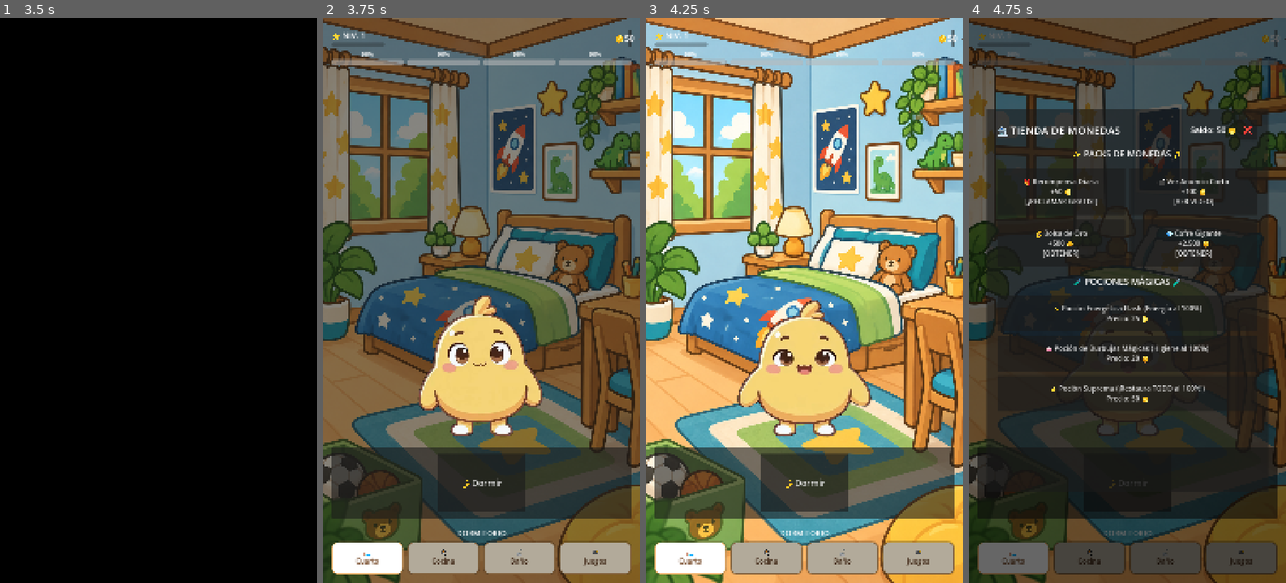
Above: before the commit, frames 1-4 (left to right).
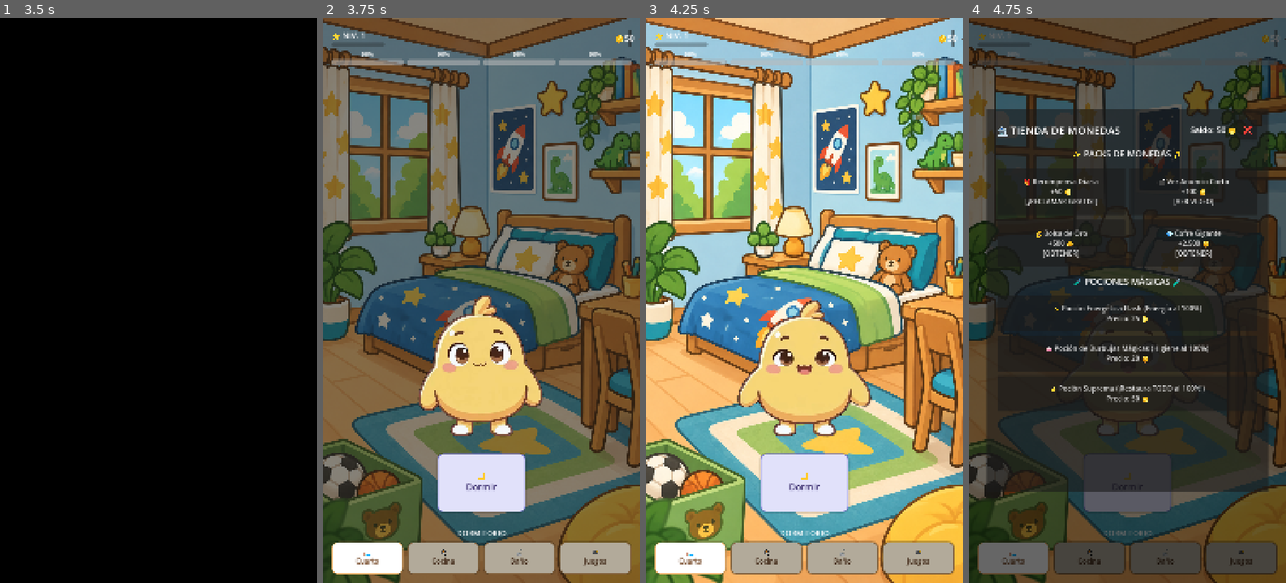
Above: after the commit, the same moments.

Repository: ZaidrakeOMG/monky_game
Game: Godot game, scene res://scenes/loading/loading_screen.tscn
Same seed, same stepped clock (60 frames per second), same inputs: the game is played once before the commit and once after it. Video files are missing from this copy of the repository; at most half a second of black plays in their place.
Inputs (mouse positions are in pixels of both pictures, inside the frame that each line leads up to):
- Up to frame 1 (3.5 s): tap Enter at 0.5 s; move the mouse to (228, 272) at 0.52 s; click (228, 272) at 0.67 s; drag from (95, 328) to (142, 413) at 1.27 s; tap Space at 2 s; move the mouse to (190, 176) at 2.02 s; click (190, 176) at 2.17 s; drag from (142, 413) to (63, 215) at 2.77 s
- Up to frame 2 (3.75 s): tap Enter at 3.5 s; move the mouse to (576, 385) at 3.52 s; click (576, 385) at 3.67 s
- Up to frame 3 (4.25 s): no input
- Up to frame 4 (4.75 s): click (1276, 40) at 4.25 s

Frame 1 is identical in both runs. In frame 2, 11% of the frame differs, in the area x 2-98%, y 76-89%; in frame 3, 12%; in frame 4, 6.2%.

Commit message:
feat: Pelota fisica interactiva, mejoras de salto en Monky Jump y rediseno visual de botones de accion

Diff:
--- /dev/null
+++ b/scenes/monky/bouncing_ball.tscn
@@ -0,0 +1,31 @@
+[gd_scene load_steps=3 format=3 uid="uid://c8bouncingball01"]
+
+[ext_resource type="Script" path="res://scripts/monky/bouncing_ball.gd" id="1_script"]
+
+[sub_resource type="CircleShape2D" id="CircleShape2D_ball"]
+radius = 65.0
+
+[node name="BouncingBall" type="CharacterBody2D"]
+script = ExtResource("1_script")
+
+[node name="BallLabel" type="Label" parent="."]
+anchors_preset = 8
+anchor_left = 0.5
+anchor_top = 0.5
+anchor_right = 0.5
+anchor_bottom = 0.5
+offset_left = -65.0
+offset_top = -65.0
+offset_right = 65.0
+offset_bottom = 65.0
+grow_horizontal = 2
+grow_vertical = 2
+theme_override_font_sizes/font_size = 110
+text = "⚽"
+horizontal_alignment = 1
+vertical_alignment = 1
+
+[node name="Area2D" type="Area2D" parent="."]
+
+[node name="CollisionShape2D" type="CollisionShape2D" parent="Area2D"]
+shape = SubResource("CircleShape2D_ball")
--- a/scripts/minigames/monky_jump.gd
+++ b/scripts/minigames/monky_jump.gd
@@ -23,10 +23,11 @@
 @onready var btn_restart: Button = $HUD/GameOverModal/Margin/VBox/Buttons/BtnRestart
 @onready var btn_home: Button = $HUD/GameOverModal/Margin/VBox/Buttons/BtnHome
 
-const GRAVITY: float = 1800.0
-const JUMP_POWER: float = -950.0
-const SUPER_JUMP_POWER: float = -1450.0
+const GRAVITY: float = 1750.0
+const JUMP_POWER: float = -1180.0
+const SUPER_JUMP_POWER: float = -1680.0
 const SCREEN_WIDTH: float = 1080.0
+
 
 var velocity: Vector2 = Vector2.ZERO
 var max_altitude: float = 0.0
@@ -132,9 +133,25 @@
 	if player.position.y > (camera.position.y + 1050.0):
 		_trigger_game_over()
 
+func _unhandled_input(event: InputEvent) -> void:
+	if is_game_over:
+		return
+	var is_tap = false
+	if event is InputEventMouseButton and event.pressed and event.button_index == MOUSE_BUTTON_LEFT:
+		is_tap = true
+	elif event is InputEventScreenTouch and event.pressed:
+		is_tap = true
+
+	# Toque en pantalla da un pequeño aleteo/impulso extra hacia arriba
+	if is_tap and velocity.y > -400.0:
+		velocity.y = -680.0
+		var tween = create_tween()
+		tween.tween_property(player, "scale", Vector2(0.9, 1.2), 0.08)
+		tween.tween_property(player, "scale", Vector2.ONE, 0.1)
+
 func _spawn_next_platform() -> void:
-	highest_platform_y -= randf_range(160.0, 240.0)
-	var spawn_x = randf_range(120.0, 960.0)
+	highest_platform_y -= randf_range(130.0, 185.0)
+	var spawn_x = randf_range(140.0, 940.0)
 	var p_type = "normal"
 	var roll = randf()
 	if roll < 0.25:
@@ -145,6 +162,7 @@
 		p_type = "coin"
 
 	_create_platform(Vector2(spawn_x, highest_platform_y), p_type)
+
 
 func _create_platform(pos: Vector2, p_type: String) -> void:
 	var plat = Area2D.new()
--- /dev/null
+++ b/scripts/monky/bouncing_ball.gd
@@ -0,0 +1,118 @@
+extends CharacterBody2D
+class_name BouncingBall
+
+## Pelota Física Interactiva para la Sala de Juegos
+## Permite lanzar, arrastrar, rebotar en paredes y jugar pases con Monky.
+
+@onready var ball_label: Label = $BallLabel
+@onready var area: Area2D = $Area2D
+
+const GRAVITY: float = 1900.0
+const BOUNCE_RESTITUTION: float = 0.82
+const FLOOR_Y: float = 1520.0
+const LEFT_WALL_X: float = 80.0
+const RIGHT_WALL_X: float = 1000.0
+
+var is_dragged: bool = false
+var drag_offset: Vector2 = Vector2.ZERO
+var prev_mouse_pos: Vector2 = Vector2.ZERO
+var mouse_velocity: Vector2 = Vector2.ZERO
+var gm: Node = null
+
+func _ready() -> void:
+	z_index = 25
+	gm = get_tree().root.get_node_or_null("GameManager")
+
+	# Efecto de aparición elástica
+	scale = Vector2(0.2, 0.2)
+	var tween = create_tween()
+	tween.tween_property(self, "scale", Vector2.ONE, 0.25).set_trans(Tween.TRANS_BACK).set_ease(Tween.EASE_OUT)
+
+	velocity = Vector2(randf_range(-300, 300), -600.0)
+	area.input_event.connect(_on_input_event)
+
+func _physics_process(delta: float) -> void:
+	if is_dragged:
+		var current_mouse = get_global_mouse_position()
+		global_position = current_mouse + drag_offset
+		mouse_velocity = (current_mouse - prev_mouse_pos) / delta
+		prev_mouse_pos = current_mouse
+		velocity = mouse_velocity
+		return
+
+	# Aplicar gravedad
+	velocity.y += GRAVITY * delta
+
+	# Mover
+	position += velocity * delta
+
+	# Rotar según velocidad horizontal
+	rotation += velocity.x * 0.005 * delta * 60.0
+
+	# Rebote en el suelo
+	if position.y >= FLOOR_Y:
+		position.y = FLOOR_Y
+		velocity.y = -abs(velocity.y) * BOUNCE_RESTITUTION
+		velocity.x *= 0.94 # Fricción con el suelo
+		_play_squash()
+
+	# Rebote en paredes
+	if position.x <= LEFT_WALL_X:
+		position.x = LEFT_WALL_X
+		velocity.x = abs(velocity.x) * BOUNCE_RESTITUTION
+		_play_squash()
+	elif position.x >= RIGHT_WALL_X:
+		position.x = RIGHT_WALL_X
+		velocity.x = -abs(velocity.x) * BOUNCE_RESTITUTION
+		_play_squash()
+
+	# Comprobar colisión con Monky
+	_check_monky_collision()
+
+func _check_monky_collision() -> void:
+	if is_dragged or velocity.y <= 0:
+		return
+
+	var overlapping = area.get_overlapping_areas()
+	for ov in overlapping:
+		var parent_node = ov.get_parent()
+		if parent_node is Monky:
+			# Monky cabecea o patea la pelota hacia arriba
+			velocity.y = -randf_range(850.0, 1150.0)
+			velocity.x = randf_range(-450.0, 450.0)
+			_play_squash()
+			if parent_node.has_method("on_ball_hit"):
+				parent_node.on_ball_hit(velocity)
+			break
+
+func _play_squash() -> void:
+	if abs(velocity.y) > 150.0:
+		var tween = create_tween()
+		tween.tween_property(self, "scale", Vector2(1.2, 0.8), 0.06)
+		tween.tween_property(self, "scale", Vector2.ONE, 0.1)
+
+func _on_input_event(_viewport: Node, event: InputEvent, _shape_idx: int) -> void:
+	if event is InputEventMouseButton and event.button_index == MOUSE_BUTTON_LEFT:
+		if event.pressed:
+			is_dragged = true
+			drag_offset = global_position - get_global_mouse_position()
+			prev_mouse_pos = get_global_mouse_position()
+			velocity = Vector2.ZERO
+		else:
+			is_dragged = false
+			velocity = mouse_velocity * 1.15
+	elif event is InputEventScreenTouch:
+		if event.pressed:
+			is_dragged = true
+			drag_offset = global_position - get_global_mouse_position()
+			prev_mouse_pos = get_global_mouse_position()
+			velocity = Vector2.ZERO
+		else:
+			is_dragged = false
+			velocity = mouse_velocity * 1.15
+
+func _unhandled_input(event: InputEvent) -> void:
+	if is_dragged:
+		if (event is InputEventMouseButton and not event.pressed) or (event is InputEventScreenTouch and not event.pressed):
+			is_dragged = false
+			velocity = mouse_velocity * 1.15
--- a/scripts/monky/monky.gd
+++ b/scripts/monky/monky.gd
@@ -126,3 +126,11 @@
 	var tween = create_tween()
 	tween.tween_property(self, "scale", original_scale * target_scale, 0.15)
 	tween.tween_property(self, "scale", original_scale, 0.2)
+
+## Reacción física cuando la pelota golpea a Monky (cabezazo / volea)
+func on_ball_hit(_ball_vel: Vector2) -> void:
+	play_reaction_bounce(Vector2(1.25, 0.8))
+	if gm:
+		gm.play_with_monky(12.0)
+		gm.add_coins(2)
+		gm.show_floating_text.emit("⚽ ¡Buen pase! +2🪙", global_position + Vector2(0, -180), Color(0.3, 0.9, 1.0))
--- a/scripts/ui/hud.gd
+++ b/scripts/ui/hud.gd
@@ -90,6 +90,22 @@
 		gm.change_room(r_name)
 
 func _setup_action_drawers() -> void:
+	# Quitar fondo oscuro por defecto de los cajones
+	var empty_panel = StyleBoxEmpty.new()
+	kitchen_drawer.add_theme_stylebox_override("panel", empty_panel)
+	bath_drawer.add_theme_stylebox_override("panel", empty_panel)
+	bed_drawer.add_theme_stylebox_override("panel", empty_panel)
+	play_drawer.add_theme_stylebox_override("panel", empty_panel)
+
+	# Estilo base para botones de acción
+	var food_style = _create_card_style(Color(1.0, 0.96, 0.88), Color(0.8, 0.65, 0.4))
+	var ball_style = _create_card_style(Color(1.0, 0.92, 0.78), Color(0.88, 0.62, 0.25))
+	var game_style = _create_card_style(Color(0.92, 0.88, 1.0), Color(0.65, 0.5, 0.9))
+	var soap_style = _create_card_style(Color(0.85, 0.96, 1.0), Color(0.3, 0.75, 0.9))
+	var shower_style = _create_card_style(Color(0.85, 0.9, 1.0), Color(0.4, 0.6, 0.95))
+	var lamp_style = _create_card_style(Color(0.88, 0.88, 0.98), Color(0.5, 0.5, 0.85))
+
+
 	# Configurar comidas en la cocina (Arrastrables con mordiscos físicos)
 	for child in food_items_grid.get_children():
 		child.queue_free()
@@ -97,9 +113,11 @@
 	var catalog = gm.FOOD_CATALOG if gm else []
 	for food in catalog:
 		var card = Button.new()
-		card.custom_minimum_size = Vector2(160, 180)
+		card.custom_minimum_size = Vector2(170, 180)
 		card.text = food.icon + "\n" + food.name + "\n" + (str(food.price) + " 🪙" if food.price > 0 else "GRATIS")
 		card.add_theme_font_size_override("font_size", 22)
+		card.add_theme_color_override("font_color", Color(0.35, 0.22, 0.12))
+		card.add_theme_stylebox_override("normal", food_style)
 		card.pressed.connect(func():
 			if gm and food.price > 0 and gm.coins < food.price:
 				gm.show_floating_text.emit("¡No tienes suficientes monedas! 🪙", get_viewport().get_mouse_position(), Color(1, 0.4, 0.4))
@@ -109,35 +127,75 @@
 		food_items_grid.add_child(card)
 
 	# Configurar acciones de baño (Arrastrables interactivos: Jabón y Ducha)
+	btn_soap.text = "🧼\nEnjabonar"
+	btn_soap.add_theme_color_override("font_color", Color(0.15, 0.35, 0.5))
+	btn_soap.add_theme_stylebox_override("normal", soap_style)
 	btn_soap.pressed.connect(func():
 		_spawn_draggable("soap")
 	)
+
+	btn_shower.text = "🚿\nEnjuagar"
+	btn_shower.add_theme_color_override("font_color", Color(0.15, 0.3, 0.55))
+	btn_shower.add_theme_stylebox_override("normal", shower_style)
 	btn_shower.pressed.connect(func():
 		_spawn_draggable("shower")
 	)
 
 	# Configurar acciones de dormitorio
+	btn_lamp.text = "🌙\nDormir"
+	btn_lamp.add_theme_color_override("font_color", Color(0.25, 0.2, 0.45))
+	btn_lamp.add_theme_stylebox_override("normal", lamp_style)
 	btn_lamp.pressed.connect(func():
 		if gm:
 			gm.toggle_sleep()
-			btn_lamp.text = "☀️ Despertar" if gm.is_sleeping else "🌙 Dormir"
-	)
-
-	# Configurar acciones de juego
+			btn_lamp.text = "☀️\nDespertar" if gm.is_sleeping else "🌙\nDormir"
+	)
+
+	# Configurar acciones de juego (Pelota física y Selector de Minijuegos)
+	btn_ball.text = "⚽\nLanzar Pelota"
+	btn_ball.add_theme_color_override("font_color", Color(0.4, 0.25, 0.1))
+	btn_ball.add_theme_stylebox_override("normal", ball_style)
 	btn_ball.pressed.connect(func():
-		if gm:
-			gm.play_with_monky(25.0)
-			gm.add_coins(3)
-	)
+		_spawn_bouncing_ball()
+	)
+
+	btn_game.text = "🎮\nMinijuegos"
+	btn_game.add_theme_color_override("font_color", Color(0.3, 0.18, 0.5))
+	btn_game.add_theme_stylebox_override("normal", game_style)
 	btn_game.pressed.connect(func():
 		# Abrir Selector / Hub de Minijuegos
 		get_tree().change_scene_to_file.call_deferred("res://scenes/minigames/minigames_menu.tscn")
 	)
 
-
 	btn_close_level.pressed.connect(func():
 		level_popup.visible = false
 	)
+
+func _create_card_style(bg_col: Color, border_col: Color) -> StyleBoxFlat:
+	var style = StyleBoxFlat.new()
+	style.bg_color = bg_col
+	style.border_color = border_col
+	style.set_border_width_all(3)
+	style.set_corner_radius_all(20)
+	style.shadow_color = Color(0, 0, 0, 0.2)
+	style.shadow_size = 4
+	return style
+
+
+func _spawn_bouncing_ball() -> void:
+	var scene_root = get_tree().current_scene
+	if not scene_root:
+		return
+	for child in scene_root.get_children():
+		if child is BouncingBall:
+			child.queue_free()
+	var ball_scene = preload("res://scenes/monky/bouncing_ball.tscn")
+	var ball = ball_scene.instantiate()
+	scene_root.add_child(ball)
+	ball.global_position = Vector2(540, 850)
+	if gm:
+		gm.show_floating_text.emit("⚽ ¡Patea o lanza la pelota a Monky!", Vector2(540, 720), Color(1, 0.85, 0.2))
+
 
 func _spawn_draggable(type: String, data: Dictionary = {}) -> void:
 	var scene_root = get_tree().current_scene
Not shown, added: assets/backgrounds/flappy_bg.jpg.import
Not shown, added: assets/backgrounds/fruit_catcher_bg.jpg.import
Not shown, added: assets/backgrounds/jump_bg.jpg.import
